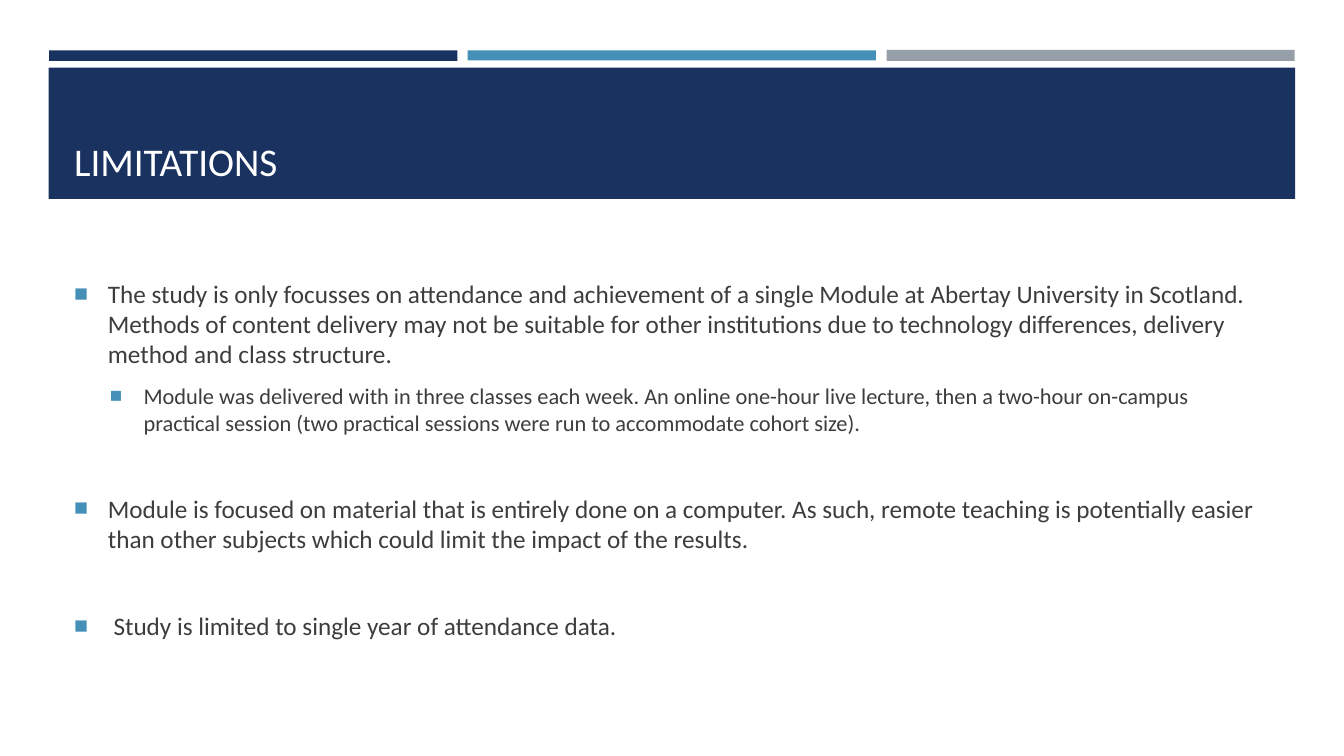
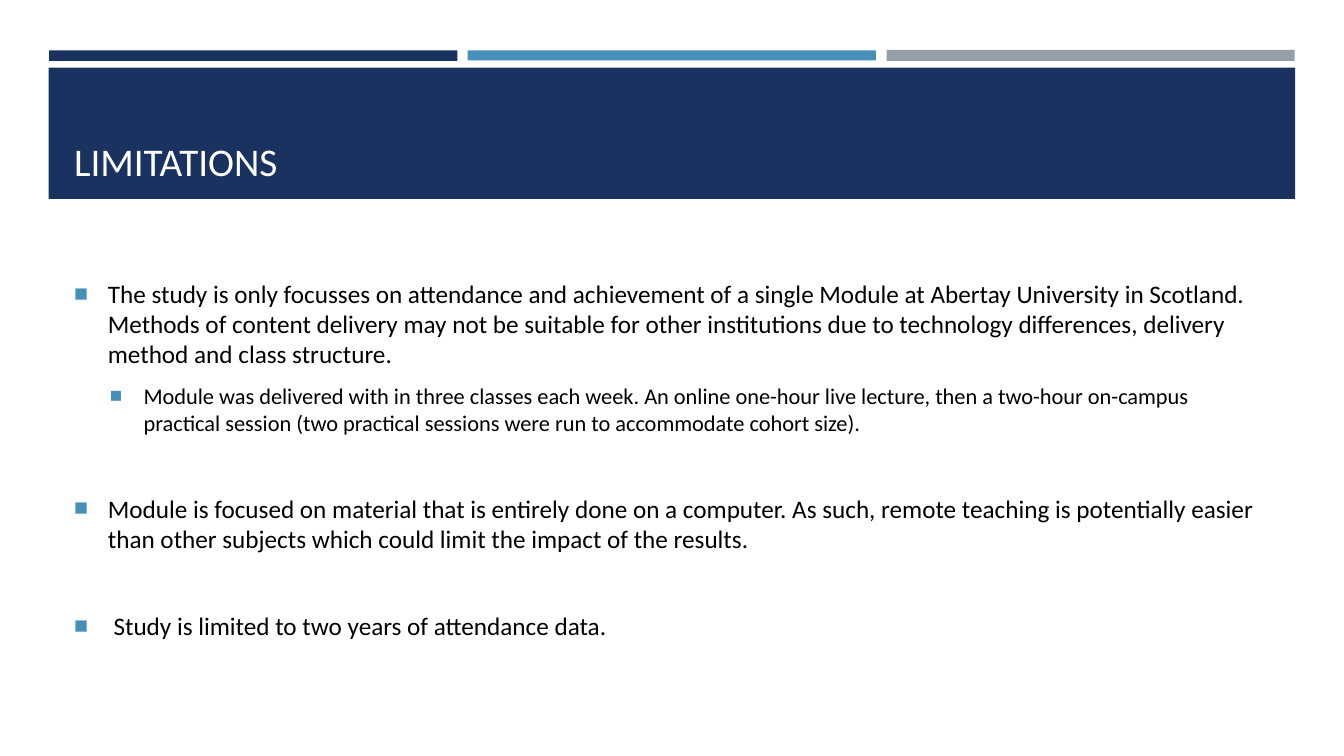
Before and after one commit to ChrisAcornleyPhD/CAP512Data, a slide deck: slide 6 of scripts/CAP512.pptx (slide 5 before the commit). Drawn at 1344x756 pixels with LibreOffice and Linux fonts; fonts in the diff are those of the drawing. Boxes give left, top, right and bottom in pixels: in the first picture for what was removed or moved away, otherwise in the second. Text is boxed around its words. In the diff, an @@ line names an element or a change of style, - is before the commit and + after.

```diff
--- a/scripts/CAP512.pptx
+++ b/scripts/CAP512.pptx
@@ text at (x1=108, y1=285, x2=1253, y2=553): text colour #3D3D3D to #000000 @@
@@ text at (x1=114, y1=617, x2=607, y2=639): text changed; text colour #3D3D3D to #000000 @@
-■ Study is limited to single year of attendance data.
+■ Study is limited to two years of attendance data.
```
Also in this commit, not shown: 21 other slides changed, 3 slides added.
